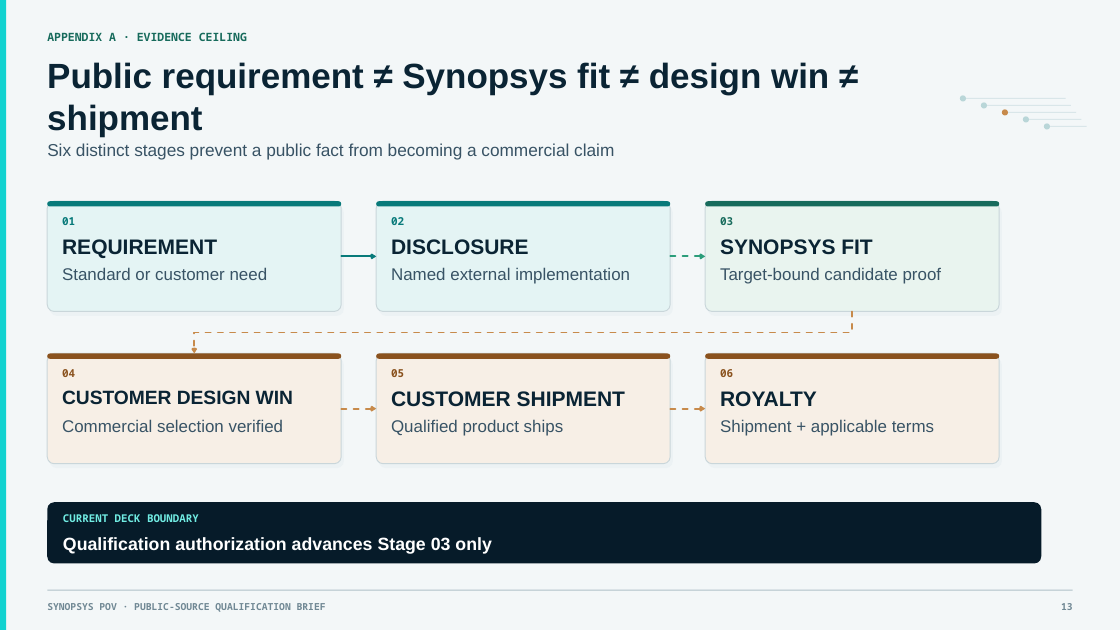
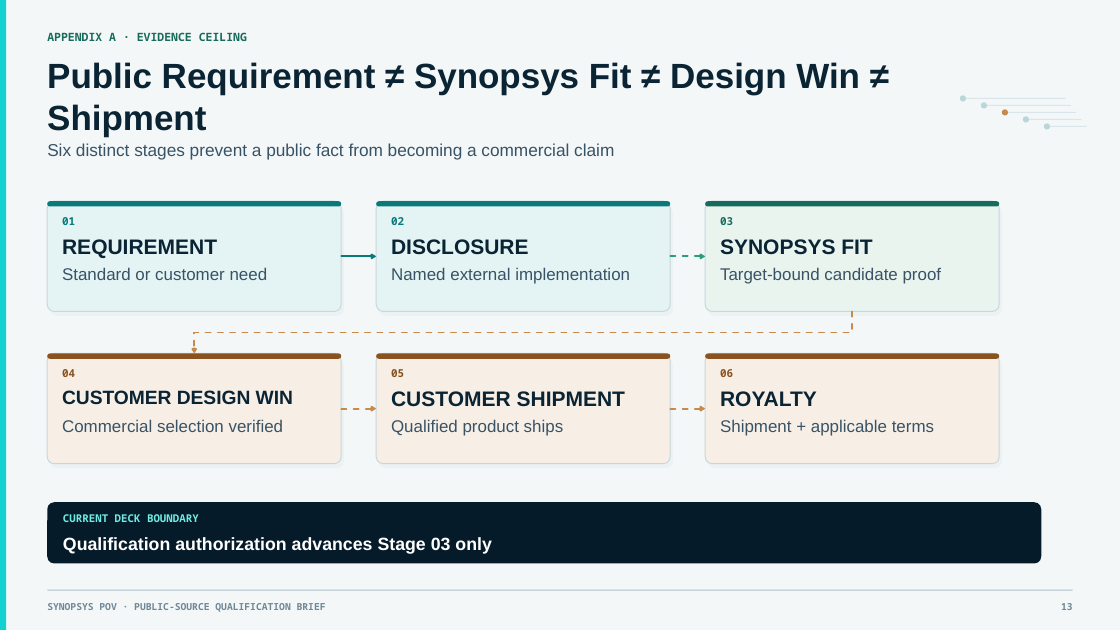
Before and after one commit to SamHuang68/nvm-knowledge-hub, a slide deck: slide 13 of briefing/NVM_AI_OCP_NVM_Opportunities_Executive_v18_Comprehensive_Update_EN.pptx. Drawn at 1120x630 pixels with LibreOffice and Linux fonts; fonts in the diff are those of the drawing. Boxes give left, top, right and bottom in pixels: in the first picture for what was removed or moved away, otherwise in the second. Text is boxed around its words. In the diff, an @@ line names an element or a change of style, - is before the commit and + after.

```diff
--- a/briefing/NVM_AI_OCP_NVM_Opportunities_Executive_v18_Comprehensive_Update_EN.pptx
+++ b/briefing/NVM_AI_OCP_NVM_Opportunities_Executive_v18_Comprehensive_Update_EN.pptx
@@ text at (47,62,860,136): text changed @@
-Public requirement ≠ Synopsys fit ≠ design win ≠ shipment
+Public Requirement ≠ Synopsys Fit ≠ Design Win ≠ Shipment
```
Also in this commit, not shown: 15 other slides changed, 1 other file.
